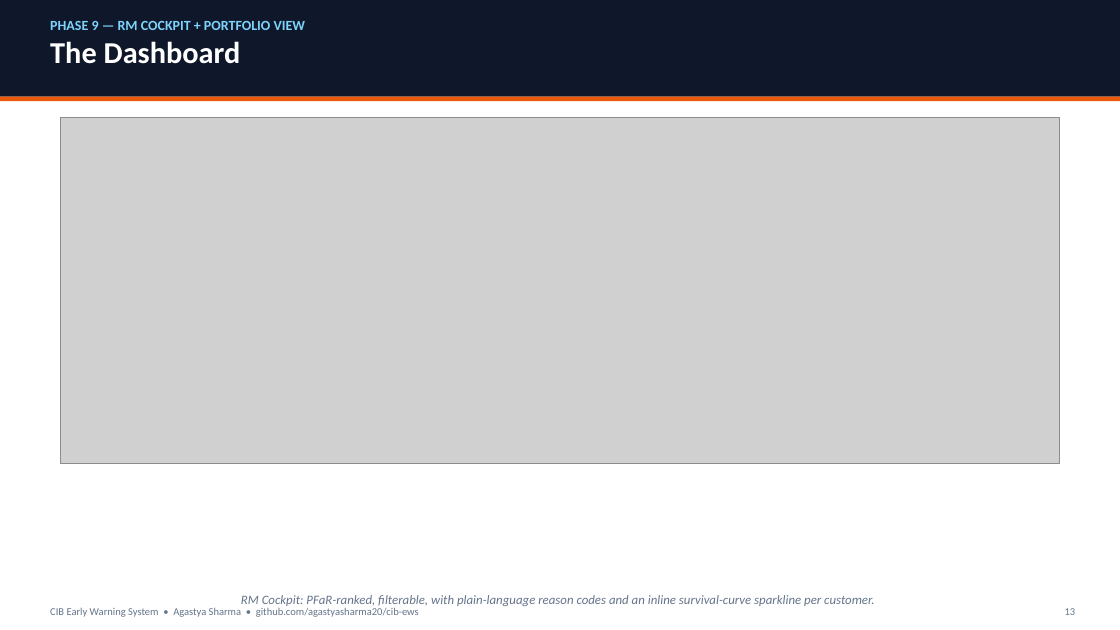
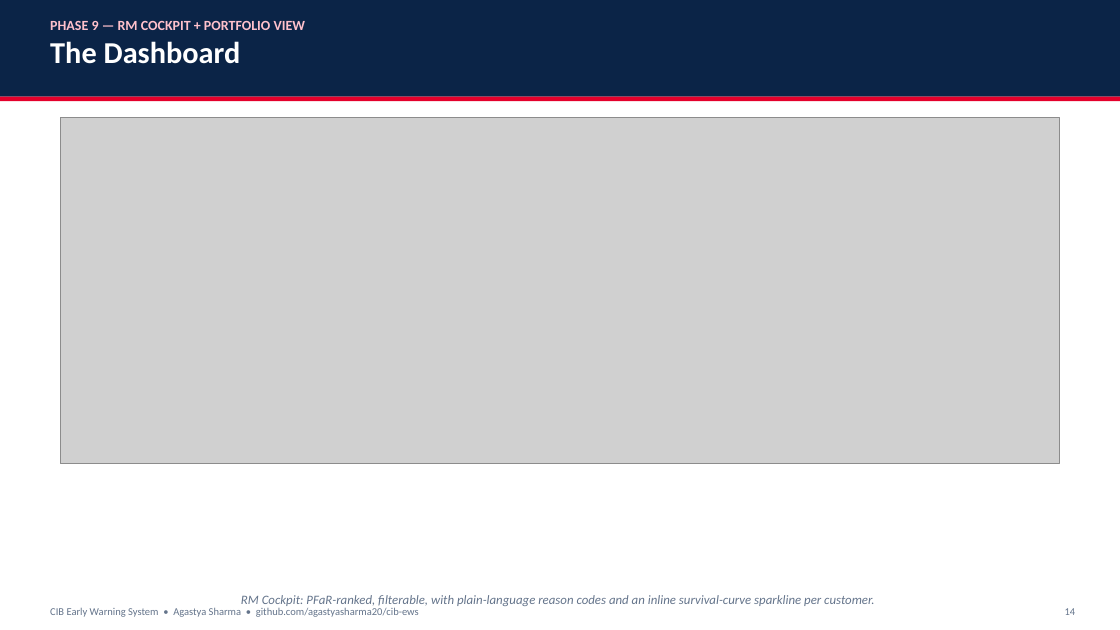
Before and after one commit to agastyasharma20/cib-ews, a slide deck: slide 14 of docs/CIB_EWS_Presentation.pptx (slide 13 before the commit). Drawn at 1120x630 pixels with LibreOffice and Linux fonts; fonts in the diff are those of the drawing; grey boxes stand for pictures. Boxes give left, top, right and bottom in pixels: in the first picture for what was removed or moved away, otherwise in the second. Text is boxed around its words. In the diff, an @@ line names an element or a change of style, - is before the commit and + after.

```diff
--- a/docs/CIB_EWS_Presentation.pptx
+++ b/docs/CIB_EWS_Presentation.pptx
@@ rectangle at [0, 0, 1120, 97]: fill #0F172A to #0B2447 @@
@@ text at [50, 21, 305, 30]: text colour #7DD3FC to #FFC1CC in "PHASE 9 — RM COCKPIT + PORTFOLIO ..." @@
@@ rectangle at [0, 97, 1120, 102]: fill #EA580C to #E4002B @@
```
Also in this commit, not shown: 14 other slides changed, 3 slides added, 1 other file.
